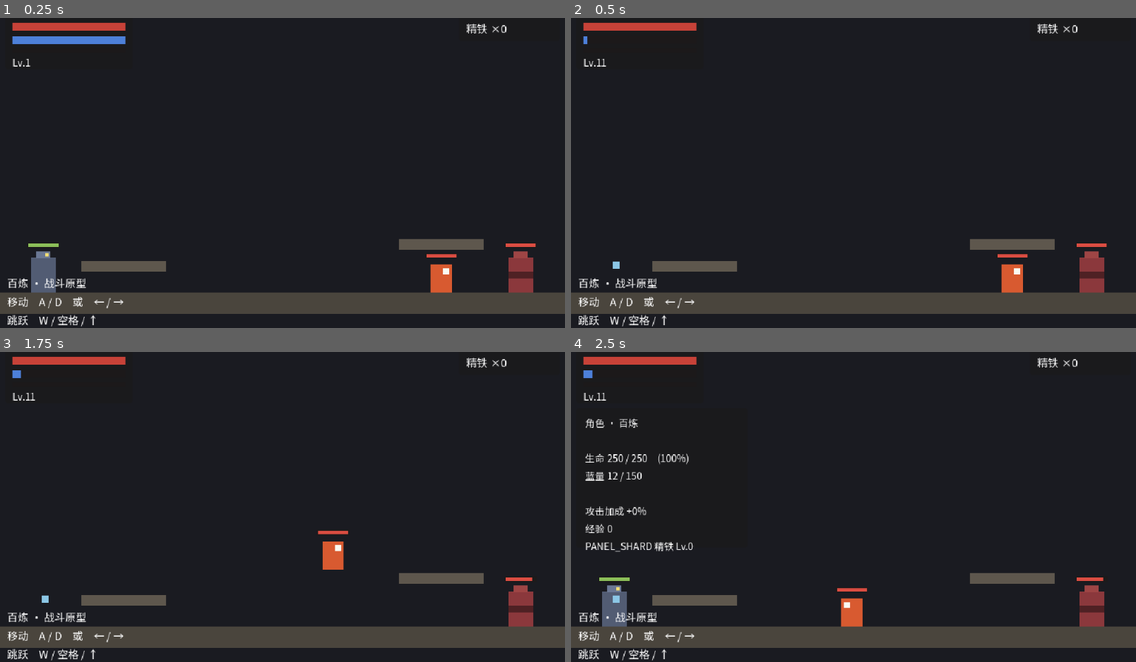
Above: before the commit, frames 1-4 (two rows, left to right).
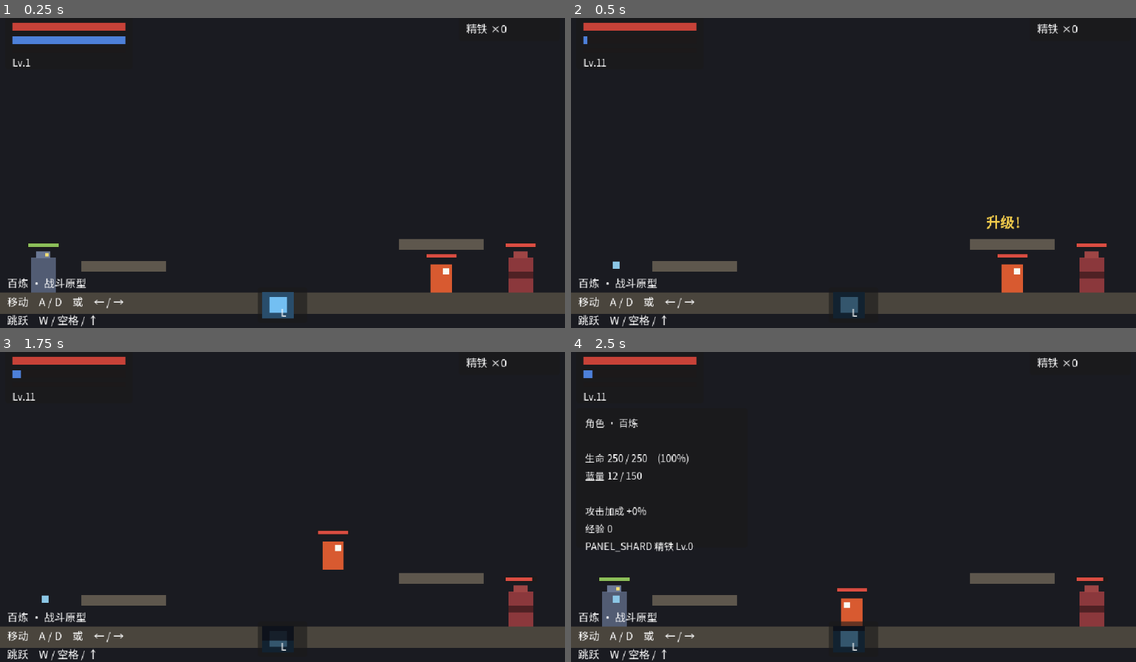
Above: after the commit, the same moments.

Repository: aachean/bailian
Game: Godot game, scene res://tests/test_m4.tscn
Same seed, same stepped clock (60 frames per second), same inputs: the game is played once before the commit and once after it. This scene is started directly instead of the project's main scene.
Inputs (mouse positions are in pixels of both pictures, inside the frame that each line leads up to):
- Up to frame 1 (0.25 s): no input
- Up to frame 2 (0.5 s): no input
- Up to frame 3 (1.75 s): move the mouse to (406, 488) at 0.52 s; hold C (panel) 0.53-1.28 s; hold D (move_right) from 0.53 s (still down); click (406, 488) at 0.67 s; tap Space (jump) at 0.77, 1.52 s; move the mouse to (169, 519) at 1.27 s; tap J (attack) at 1.35 s; click (169, 519) at 1.42 s; tap C (panel) at 1.55 s
- Up to frame 4 (2.5 s): move the mouse to (910, 432) at 2.02 s; release D (move_right) at 2.03 s; hold A (move_left) from 2.03 s (still down); hold C (panel) from 2.03 s (still down); tap K (dodge) at 2.1 s; click (910, 432) at 2.17 s

The runs differ from the first frame. In frame 1, 0.7% of the frame differs, in the area x 45-55%, y 88-98%; in frame 2, 0.7%, in the area x 45-80%, y 63-97%; in frame 3, 0.6%; in frame 4, 0.7%.

Commit message:
feat(fx): 技能表现层 —— 旋风剑光 / 技能栏冷却 / 升级反馈
用户实测：没有技能效果、没有技能图示和冷却显示（参考造梦西游）。

- 旋风斩特效：三片剑光绕玩家旋转（0°/120°/240° 方位，父节点整体旋转），
  前摇渐显、判定帧最亮、后摇渐隐 —— 挥出去肉眼看得见
- 底部技能栏：图标 + L 角标；冷却遮罩随冷却从满格缩到无（造梦西游式）；
  蓝不足时图标变暗
- 升级反馈：金光 + 「升级！」飘字（复用受击闪色通道，受击闪红升级闪金）
- tests/test_m4 扩到 10 条：冷却遮罩生命周期、特效可见窗口、升级飘字
- 坑：ColorRect 是 Control 不是 Node2D，`as Node2D` 得 nil 后续静默崩；
  tscn 二级节点 parent 必须写全路径（第二次踩）

Diff:
--- a/data/i18n/ui.csv
+++ b/data/i18n/ui.csv
@@ -27,3 +27,4 @@
 PANEL_MP,"蓝量","MP"
 PANEL_ATK,"攻击加成","ATK bonus"
 PANEL_EXP,"经验","EXP"
+UI_LEVELUP,"升级！","LEVEL UP!"
--- a/scenes/characters/player.tscn
+++ b/scenes/characters/player.tscn
@@ -30,6 +30,34 @@
 offset_bottom = -5.0
 mouse_filter = 2
 color = Color(0.98, 0.98, 0.95, 1)
+
+[node name="WhirlFx" type="Node2D" parent="Visuals"]
+visible = false
+modulate = Color(1, 1, 1, 0)
+
+[node name="Blade1" type="ColorRect" parent="Visuals/WhirlFx"]
+offset_left = 34.0
+offset_top = -18.0
+offset_right = 66.0
+offset_bottom = -12.0
+mouse_filter = 2
+color = Color(0.65, 0.85, 1, 1)
+
+[node name="Blade2" type="ColorRect" parent="Visuals/WhirlFx"]
+offset_left = -66.0
+offset_top = 12.0
+offset_right = -34.0
+offset_bottom = 18.0
+mouse_filter = 2
+color = Color(0.55, 0.8, 1, 1)
+
+[node name="Blade3" type="ColorRect" parent="Visuals/WhirlFx"]
+offset_left = -3.0
+offset_top = -66.0
+offset_right = 3.0
+offset_bottom = -34.0
+mouse_filter = 2
+color = Color(0.45, 0.75, 1, 1)
 
 [node name="Blade" type="ColorRect" parent="Visuals"]
 modulate = Color(1, 1, 1, 0)
--- a/scenes/ui/hud.tscn
+++ b/scenes/ui/hud.tscn
@@ -92,6 +92,47 @@
 theme_override_font_sizes/font_size = 12
 text = "精铁 ×0"
 
+
+[node name="SkillBar" type="Panel" parent="."]
+offset_left = 292.0
+offset_top = 314.0
+offset_right = 348.0
+offset_bottom = 354.0
+mouse_filter = 2
+
+[node name="Icon" type="ColorRect" parent="SkillBar"]
+offset_left = 5.0
+offset_top = 5.0
+offset_right = 41.0
+offset_bottom = 35.0
+mouse_filter = 2
+color = Color(0.16, 0.3, 0.42, 1)
+
+[node name="IconCore" type="ColorRect" parent="SkillBar"]
+offset_left = 13.0
+offset_top = 11.0
+offset_right = 33.0
+offset_bottom = 29.0
+mouse_filter = 2
+color = Color(0.45, 0.75, 0.95, 1)
+
+[node name="Cooldown" type="ColorRect" parent="SkillBar"]
+offset_left = 5.0
+offset_top = 5.0
+offset_right = 41.0
+offset_bottom = 35.0
+mouse_filter = 2
+color = Color(0.05, 0.05, 0.08, 0.75)
+
+[node name="Key" type="Label" parent="SkillBar"]
+offset_left = 26.0
+offset_top = 20.0
+offset_right = 42.0
+offset_bottom = 36.0
+theme_override_font_sizes/font_size = 11
+theme_override_colors/font_color = Color(1, 1, 1, 0.9)
+text = "L"
+
 [node name="CharPanel" type="Panel" parent="."]
 visible = false
 offset_left = 6.0
--- a/scripts/characters/player.gd
+++ b/scripts/characters/player.gd
@@ -111,6 +111,8 @@
 var _dodge_dir: int = 1
 var _revive_t: float = 0.0
 var _hurt_flash: float = 0.0
+## 升级金光的标记（与受击红光共用衰减通道）
+var _level_flash := false
 
 var _gravity: float = ProjectSettings.get_setting("physics/2d/default_gravity", 1200.0)
 var _coyote_timer: float = 0.0
@@ -155,6 +157,7 @@
 
 @onready var _visuals: Node2D = $Visuals
 @onready var _blade: ColorRect = $Visuals/Blade
+@onready var _whirl_fx: Node2D = $Visuals/WhirlFx
 @onready var _hitbox: Hitbox = $Hitbox
 @onready var _health: Health = $Health
 @onready var _shape_node: CollisionShape2D = $CollisionShape2D
@@ -204,13 +207,34 @@
 	PlayerState.exp = exp_pts
 
 
-## 升级：血上限 +15、蓝上限 +10，血蓝全回满 —— 升级就该有仪式感
+## 升级：血上限 +15、蓝上限 +10，血蓝全回满，外加一圈金光和飘字 ——
+## 升级就该有仪式感，没反馈的成长等于没升级（用户实测反馈）
 func _on_level_up(new_level: int) -> void:
 	level = new_level
 	_health.max_hp = 100 + (level - 1) * 15
 	max_mp = 50 + (level - 1) * 10
 	_health.heal_full()
 	mp = max_mp
+	_level_up_fx()
+
+
+func _level_up_fx() -> void:
+	_hurt_flash = 1.0
+	_level_flash = true
+	var host := get_tree().current_scene
+	if host == null:
+		return
+	var lbl := Label.new()
+	lbl.z_index = 50
+	lbl.text = tr("UI_LEVELUP")
+	lbl.add_theme_font_size_override("font_size", 16)
+	lbl.add_theme_color_override("font_color", Color(0.95, 0.8, 0.3))
+	lbl.position = global_position + Vector2(-30, -70)
+	host.add_child(lbl)
+	var tw := lbl.create_tween()
+	tw.tween_property(lbl, "position:y", lbl.position.y - 30.0, 1.0)
+	tw.parallel().tween_property(lbl, "modulate:a", 0.0, 1.0)
+	tw.tween_callback(lbl.queue_free)
 
 
 func _update_hp_bar(_hp: int, _max_hp: int) -> void:
@@ -435,6 +459,17 @@
 	else:
 		_hitbox.deactivate()
 		_blade.modulate.a = 0.0
+
+	# 技能特效：旋风斩的判定窗口里三片剑光绕身旋转，前摇渐显、后摇渐隐。
+	# 没有这一层，玩家只看到蓝条掉了（用户实测反馈：没有技能效果）
+	if _current == skill:
+		var vis := t >= skill.startup_frames - 2 and t < skill.total_frames() - 4
+		_whirl_fx.visible = vis
+		if vis:
+			_whirl_fx.rotation += 0.42
+			_whirl_fx.scale = Vector2.ONE * (0.7 + 0.3 * clampf(float(t) / float(sk.active_to()), 0.0, 1.0))
+			_whirl_fx.modulate.a = 0.95 if sk.is_active_at(t) else 0.4
+			# 三片剑光在场景里已摆好 0°/120°/240° 方位，这里只转父节点
 
 	# 缓冲这次按键，而不是因为它「按早了」就丢掉
 	_latch_action_input()
@@ -513,6 +548,8 @@
 func _end_action() -> void:
 	_hitbox.deactivate()
 	_blade.modulate.a = 0.0
+	_whirl_fx.visible = false
+	_whirl_fx.modulate.a = 0.0
 	_health.invincible = false
 	_current = null
 	state = State.FREE
@@ -579,6 +616,7 @@
 ## 硬直帧数比无敌窗口长，所以连招惩罚依然成立 —— 这是有意的。
 func _on_damaged(_amount: int, _hp_left: int, point: Vector2, _heavy: bool, dir: int) -> void:
 	hurts_taken += 1
+	_level_flash = false
 	if state == State.ATTACK or state == State.DODGE:
 		_end_action()
 	if state == State.DEAD:
@@ -613,7 +651,10 @@
 		return
 	_hurt_flash = move_toward(_hurt_flash, 0.0, 6.0 * delta)
 	var f := _hurt_flash
-	_visuals.modulate = Color(1.0, 1.0 - 0.45 * f, 1.0 - 0.45 * f, 1.0)
+	if _level_flash:
+		_visuals.modulate = Color(1.0 + 0.3 * f, 1.0, 1.0 - 0.3 * f, 1.0)   # 升级闪金
+	else:
+		_visuals.modulate = Color(1.0, 1.0 - 0.45 * f, 1.0 - 0.45 * f, 1.0) # 受击闪红
 
 
 ## 调试用：把状态名打出来（回放字幕和日志都靠它）
--- a/scripts/ui/hud.gd
+++ b/scripts/ui/hud.gd
@@ -14,6 +14,9 @@
 @onready var _bag_label: Label = $Bag/Count
 @onready var _panel: Panel = $CharPanel
 @onready var _panel_text: Label = $CharPanel/Text
+@onready var _skill_cd: ColorRect = $SkillBar/Cooldown
+@onready var _skill_icon: ColorRect = $SkillBar/Icon
+@onready var _skill_core: ColorRect = $SkillBar/IconCore
 
 
 func _ready() -> void:
@@ -48,6 +51,8 @@
 	_lv_label.text = "Lv.%d" % level
 	_bag_label.text = "%s ×%d" % [tr("HUD_SHARD"), int(_player.get("shards"))]
 
+	refresh_skill_bar()
+
 	if _panel.visible:
 		var hp := 0 if h == null else h.hp
 		var max_hp := 0 if h == null else h.max_hp
@@ -62,5 +67,26 @@
 		]
 
 
+## 技能栏：冷却遮罩从满格缩到无（造梦西游式），蓝不足时图标变暗
+func refresh_skill_bar() -> void:
+	var skill = _player.get("skill")
+	if skill == null:
+		_skill_cd.visible = false
+		return
+	var cd := int(_player.get("skill_cooldown"))
+	var total: int = skill.total_frames() + skill.cooldown_frames
+	var mp := int(_player.get("mp"))
+	var need: int = skill.mp_cost
+	var no_mp: bool = mp < need
+	if cd > 0:
+		_skill_cd.visible = true
+		_skill_cd.scale.y = clampf(float(cd) / float(total), 0.05, 1.0)
+	else:
+		_skill_cd.visible = false
+	var dim := 0.45 if no_mp else 1.0
+	_skill_icon.modulate = Color(dim, dim, dim, 1.0)
+	_skill_core.modulate = Color(dim, dim, dim, 1.0)
+
+
 func shards_of() -> int:
 	return int(_player.get("shards")) if _player != null and is_instance_valid(_player) else 0
--- /dev/null
+++ b/tests/shot_skill.gd
@@ -0,0 +1,30 @@
+extends Node
+## 技能特效截图：施放旋风斩、判定帧期间截屏。
+##     godot --path <项目根> res://tests/shot_skill.tscn
+
+func _ready() -> void:
+	var room := (load("res://scenes/stages/test_room.tscn") as PackedScene).instantiate()
+	add_child(room)
+	await _frames(5)
+	var player := room.get_node("Player")
+	room.get_node("Walker").ai_enabled = false
+	player.global_position = Vector2(480.0, 288.0)
+	player.set("mp", int(player.get("max_mp")))
+	await _frames(30)
+
+	var ev := InputEventAction.new()
+	ev.action = "skill"
+	ev.pressed = true
+	ev.strength = 1.0
+	Input.parse_input_event(ev)
+	await _frames(14)          # 越过 8 帧前摇，进判定 + 特效窗口
+	await RenderingServer.frame_post_draw
+	var img := get_viewport().get_texture().get_image()
+	DirAccess.make_dir_recursive_absolute(ProjectSettings.globalize_path("res://build/shots"))
+	print("err=%d" % img.save_png("res://build/shots/skill_fx.png"))
+	get_tree().quit()
+
+
+func _frames(n: int) -> void:
+	for _i in n:
+		await get_tree().physics_frame
--- /dev/null
+++ b/tests/shot_skill.tscn
@@ -0,0 +1,6 @@
+[gd_scene load_steps=2 format=3]
+
+[ext_resource type="Script" path="res://tests/shot_skill.gd" id="1_shot"]
+
+[node name="ShotSkill" type="Node"]
+script = ExtResource("1_shot")
--- a/tests/test_m4.gd
+++ b/tests/test_m4.gd
@@ -34,6 +34,9 @@
 	await _t5_mp_regen()
 	await _t6_panel_toggles()
 	await _t7_growth_survives_snapshot()
+	await _t8_skill_bar_cooldown()
+	await _t9_whirl_fx_visible()
+	await _t10_level_up_feedback()
 
 	print("")
 	print("═══ %d 通过 ／ %d 失败 ═══" % [_pass, _fail])
@@ -202,3 +205,59 @@
 	_check("7", "等级 / 经验 / 蓝进快照，读档原样回来",
 		lv == 6 and xp == 33 and mp == 21,
 		"Lv.%d（期望 6）　经验 %d（期望 33）　蓝 %d（期望 21）" % [lv, xp, mp])
+
+
+## 技能栏的冷却遮罩：释放后出现、随冷却缩回、冷却完消失 —— 造梦西游式
+func _t8_skill_bar_cooldown() -> void:
+	await _place(320.0)
+	_player.set("mp", int(_player.get("max_mp")))
+	var hud := _player.get_node("HUD")
+	var cd := hud.get_node("SkillBar/Cooldown") as ColorRect
+	_player.set("skill_cooldown", 0)   # #4 刚放过技能，冷却没走完会按不动
+	_press("skill")
+	await _pframes(6)
+	_release("skill")
+	var shown: bool = cd.visible
+	var ratio: float = cd.scale.y
+	# 等冷却走完（whirl 全程 32 帧 + 90 帧冷却）
+	await _pframes(140)
+	var gone: bool = not cd.visible
+	_check("8", "技能栏冷却遮罩：释放后出现、随冷却缩回、结束消失",
+		shown and ratio > 0.5 and gone,
+		"释放后遮罩=%s（scale.y=%.2f）　冷却走完消失=%s" % [str(shown), ratio, str(gone)])
+
+
+## 技能特效：判定窗口里剑光可见，结束后收起
+func _t9_whirl_fx_visible() -> void:
+	await _place(320.0)
+	_player.set("mp", int(_player.get("max_mp")))
+	var fx := _player.get_node("Visuals/WhirlFx") as Node2D
+	var was: bool = fx.visible
+	_press("skill")
+	await _pframes(14)               # 前摇 8 帧后进入判定 + 特效窗口
+	var during: bool = fx.visible and fx.modulate.a > 0.3
+	await _pframes(60)
+	var after: bool = fx.visible
+	_check("9", "旋风斩有技能效果：判定期间剑光旋转可见，结束收起",
+		(not was) and during and (not after),
+		"释放前=%s　判定期间=%s（alpha %.2f）　结束后=%s" % [
+			str(was), str(during), fx.modulate.a, str(after)])
+
+
+## 升级有反馈：金光标记 + 「升级！」飘字节点出现
+func _t10_level_up_feedback() -> void:
+	await _place(320.0)
+	var host := get_tree().current_scene
+	var labels_before := 0
+	for c in host.get_children():
+		if c is Label:
+			labels_before += 1
+	PlayerState.add_exp(999)
+	await _pframes(3)
+	var labels_after := 0
+	for c in host.get_children():
+		if c is Label and (c as Label).text == tr("UI_LEVELUP"):
+			labels_after += 1
+	_check("10", "升级有仪式感：金光 + 「升级！」飘字",
+		labels_after >= 1,
+		"「升级！」飘字节点 %d 个" % labels_after)
